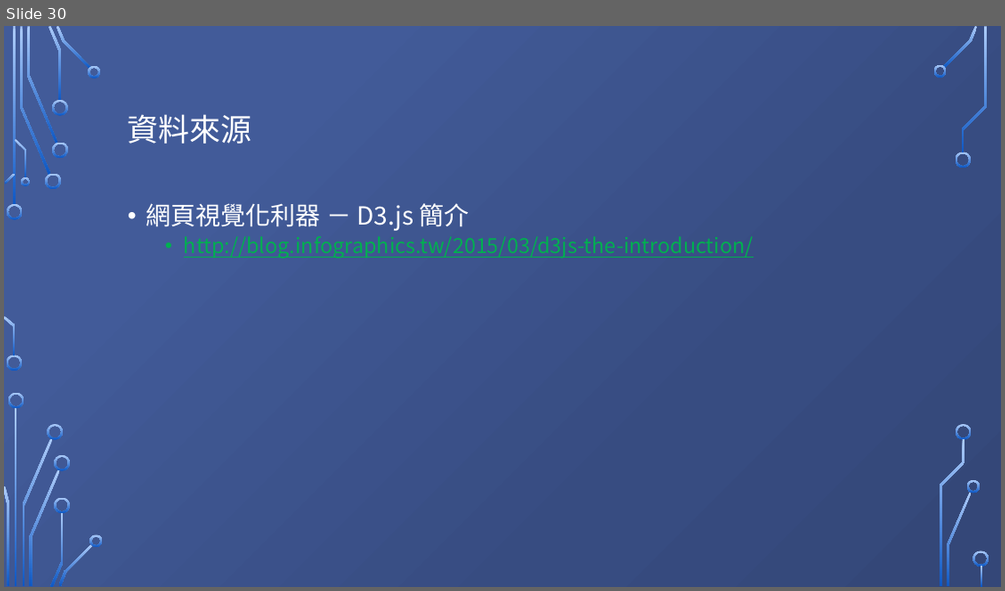
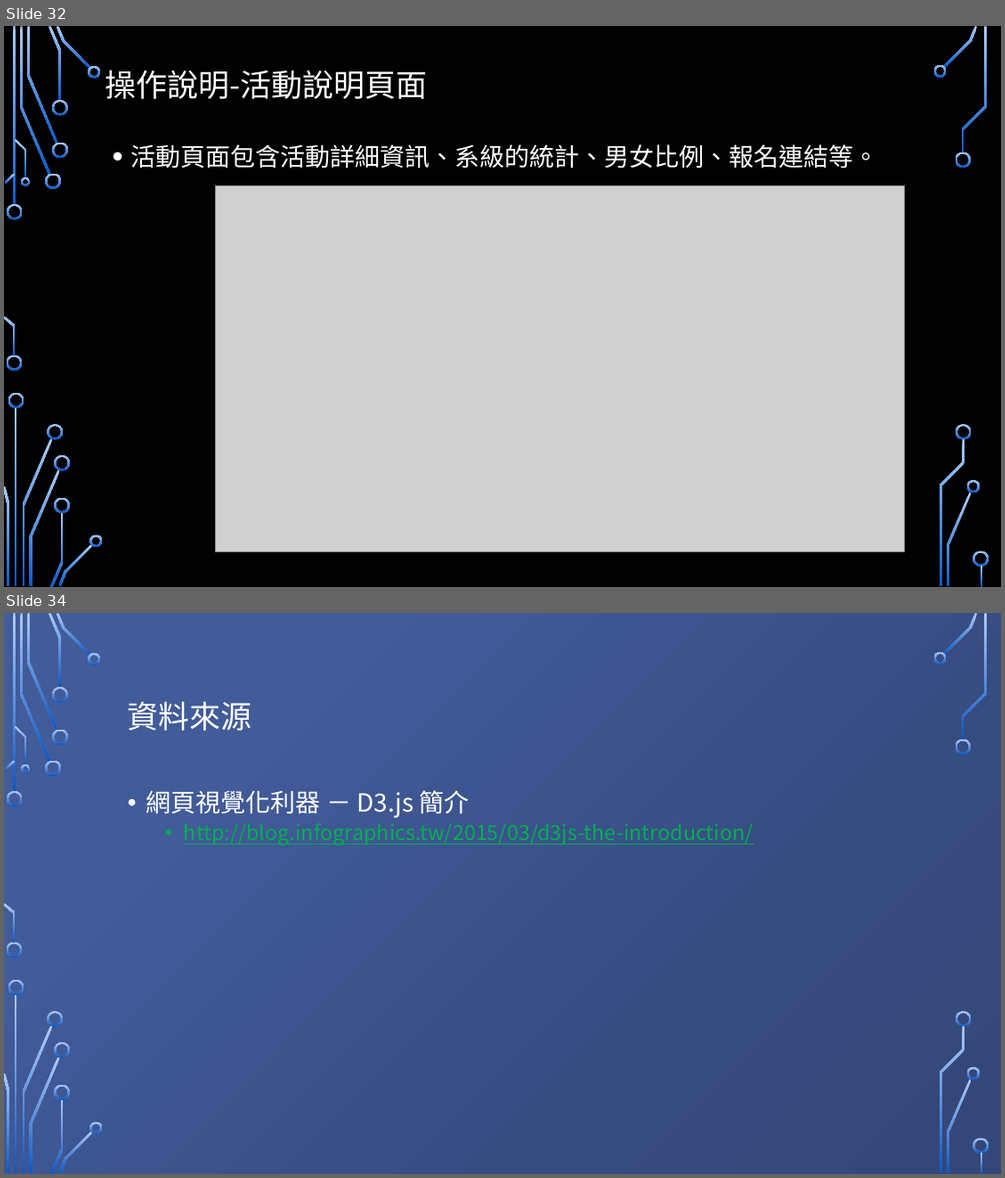
Before and after one commit to vic4113110631/SocialActivityTimeline, a slide deck: web/第七組.pptx. Shown one above the other, each under a label of ours: slide 30 before the commit, slides 32 and 34 after it; the slides between them are not shown. The pictures are 1005x591 and 1005x1178 pixels, drawn with LibreOffice and Linux fonts; fonts in the diff are those of the drawing; grey boxes stand for pictures; background and template pictures are left out. Boxes give left, top, right and bottom in pixels: in the first picture for what was removed or moved away, otherwise in the second. Text is boxed around its words. In the diff, an @@ line names an element or a change of style, - is before the commit and + after.

Commit message:
PPT增加操作說明，Relation.do增加學號防堵機制。

```diff
--- a/web/第七組.pptx
+++ b/web/第七組.pptx
@@ slide 32 added at (4, 26, 1001, 587), background picture (left out); not listed: 36 template elements that a slide beside it also shows @@
@@ text added at (105, 70, 427, 99), 30 pt, text #FFFFFF @@
+操作說明-活動說明頁面
@@ text added at (131, 144, 879, 168), 24 pt, text #FFFFFF @@
+• 活動頁面包含活動詳細資訊、系級的統計、男女比例、報名連結等。
@@ picture added at (216, 186, 905, 552) @@
@@ what was slide 30 is now slide 34 @@
```
Also in this commit, not shown: 3 other slides added, 1 other file.
